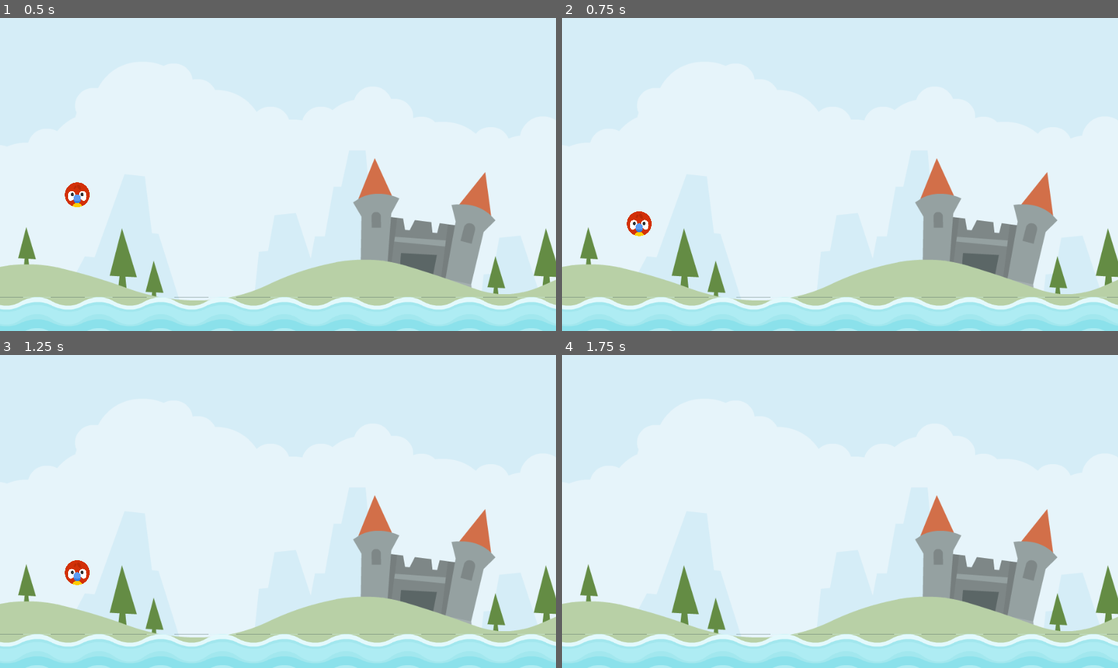
Above: before the commit, frames 1-4 (two rows, left to right).
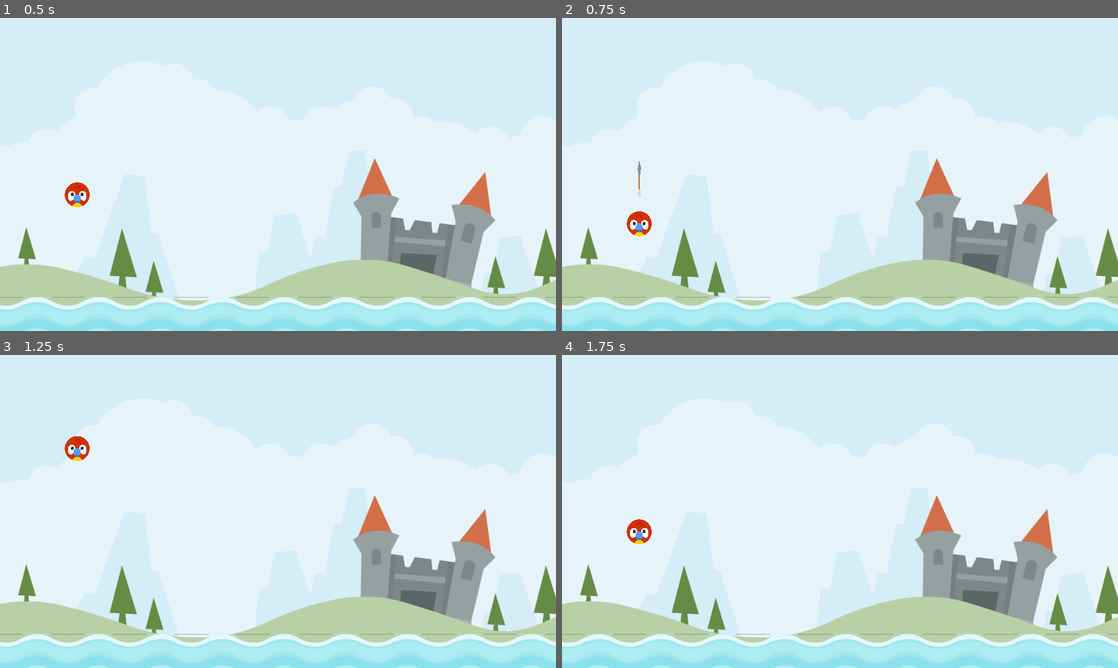
Above: after the commit, the same moments.

Repository: larryburd/angryanimals
Game: Godot game, scene res://Scenes/Level/level.tscn
The game is run twice, just before and just after one commit, with the same random seed, the same clock (stepped at 60 frames per second) and the same inputs.
Inputs (mouse positions are in pixels of both pictures, inside the frame that each line leads up to):
- Up to frame 1 (0.5 s): no input
- Up to frame 2 (0.75 s): tap Enter at 0.5 s; drag from (639, 193) to (840, 324) at 0.52 s
- Up to frame 3 (1.25 s): no input
- Up to frame 4 (1.75 s): drag from (728, 527) to (840, 661) at 1.27 s

Frame 1 is identical in both runs. In frame 2, less than 0.1% of the frame differs, in the area x 13-15%, y 45-58%; in frame 3, 0.6%, in the area x 11-17%, y 26-74%; in frame 4, 0.3%.

Commit message:
added impulse to animal after mouse release

Diff:
--- a/Scenes/Animal/animal.gd
+++ b/Scenes/Animal/animal.gd
@@ -4,14 +4,24 @@
 
 const DRAG_LIM_MAX: Vector2 = Vector2(0, 60)
 const DRAG_LIM_MIN: Vector2 = Vector2(-60, 0)
+const IMPULSE_MULT: float = 20.0
+const IMPULSE_MAX: float = 1200.0
 
 var _state: ANIMAL_STATE = ANIMAL_STATE.READY
 var _start: Vector2 = Vector2.ZERO
 var _drag_start: Vector2 = Vector2.ZERO
 var _dragged_vector: Vector2 = Vector2.ZERO
+var _last_dragged_vector: Vector2 = Vector2.ZERO
+var _arrow_scale_x: float = 0.0
+
+@onready var launch_sound = $LaunchSound
+@onready var stretch_sound = $StretchSound
+@onready var arrow = $Arrow
 
 # Called when the node enters the scene tree for the first time.
 func _ready():
+	_arrow_scale_x = arrow.scale.x
+	arrow.hide()
 	_start = position
 
 
@@ -19,18 +29,39 @@
 func _physics_process(delta):
 	update(delta)
 
+func get_impulse() -> Vector2:
+	return _dragged_vector * -1 * IMPULSE_MULT
+
+func set_release() -> void:
+	arrow.hide()
+	freeze = false
+	apply_central_impulse(get_impulse())
+	launch_sound.play()
+
+func set_drag() -> void:
+	_drag_start = get_global_mouse_position()
+	arrow.show()
+
 func set_new_state(new_state: ANIMAL_STATE) -> void:
 	_state = new_state
 
 	if _state == ANIMAL_STATE.RELEASE:
-		freeze = false
+		set_release()
 	elif _state == ANIMAL_STATE.DRAG:
-		_drag_start = get_global_mouse_position()
+		set_drag()
+
+func play_stretch_sound() -> void:
+	if(_last_dragged_vector - _dragged_vector). length() > 0:
+		if stretch_sound.playing == false:
+			stretch_sound.play()
 
 func get_dragged_vector(gmp: Vector2) -> Vector2:
 	return gmp - _drag_start
 
 func drag_in_limits() -> void:
+
+	_last_dragged_vector = _dragged_vector
+
 	_dragged_vector.x = clampf(
 		_dragged_vector.x,
 		DRAG_LIM_MIN.x,
@@ -51,13 +82,22 @@
 
 	return false
 
+func scale_arrow() -> void:
+	var imp_len = get_impulse().length()
+	var scale_perc = imp_len / IMPULSE_MAX
+
+	arrow.scale.x = (_arrow_scale_x * scale_perc) + _arrow_scale_x
+	arrow.rotation = (_start - position).angle()
+
 func update_drag() -> void:
 	if detect_release():
 		return
 
 	var gmp = get_global_mouse_position()
 	_dragged_vector = get_dragged_vector(gmp)
+	play_stretch_sound()
 	drag_in_limits()
+	scale_arrow()
 
 func update(delta: float) -> void:
 	match _state:
--- a/Scenes/Animal/animal.tscn
+++ b/Scenes/Animal/animal.tscn
@@ -1,7 +1,10 @@
-[gd_scene load_steps=4 format=3 uid="uid://du7hcxjeq8jlw"]
+[gd_scene load_steps=7 format=3 uid="uid://du7hcxjeq8jlw"]
 
 [ext_resource type="Texture2D" uid="uid://caxlgcgf3lrs3" path="res://assets/player/parrot.png" id="1_lso41"]
 [ext_resource type="Script" path="res://Scenes/Animal/animal.gd" id="1_rkgeg"]
+[ext_resource type="Texture2D" uid="uid://b06e8uybr0lsj" path="res://assets/items/arrow.png" id="3_k05q1"]
+[ext_resource type="AudioStream" uid="uid://bhamtocc0jtws" path="res://assets/audio/stretch2.ogg" id="4_yegsh"]
+[ext_resource type="AudioStream" uid="uid://unja1jgg3gsj" path="res://assets/audio/catapult.ogg" id="5_6dj5b"]
 
 [sub_resource type="CircleShape2D" id="CircleShape2D_wflvt"]
 radius = 25.02
@@ -22,5 +25,16 @@
 position = Vector2(-5, -2)
 scale = Vector2(3.4, 3.3)
 
+[node name="Arrow" type="Sprite2D" parent="."]
+scale = Vector2(0.3, 0.3)
+texture = ExtResource("3_k05q1")
+offset = Vector2(150, 2.08165e-12)
+
+[node name="StretchSound" type="AudioStreamPlayer2D" parent="."]
+stream = ExtResource("4_yegsh")
+
+[node name="LaunchSound" type="AudioStreamPlayer2D" parent="."]
+stream = ExtResource("5_6dj5b")
+
 [connection signal="input_event" from="." to="." method="_on_input_event"]
 [connection signal="screen_exited" from="VisibleOnScreenNotifier2D" to="." method="_on_visible_on_screen_notifier_2d_screen_exited"]
